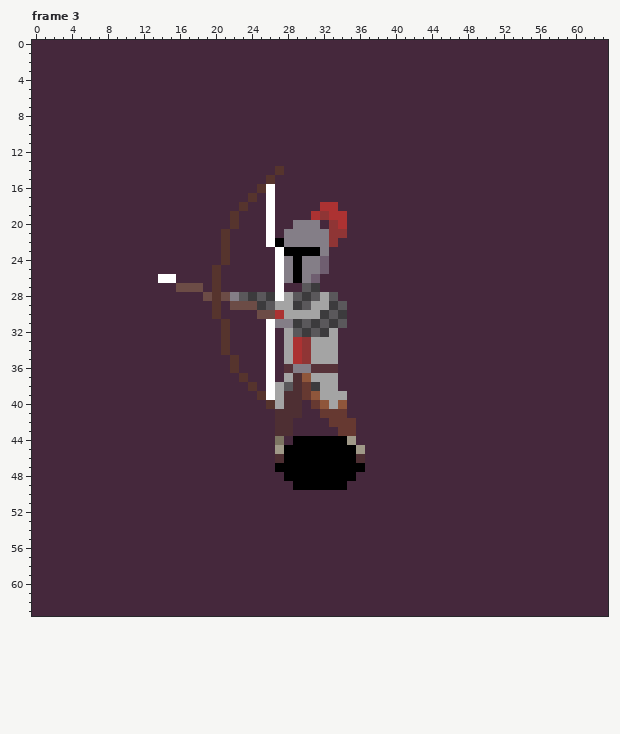
File history of a pixel-art file, assets/aseprite/human/human_melee_ranged_bow_attack.ase. The first picture shows the starting point.
64x64 pixels, 6 frames. Shown: frame 3. The commit also changed other frames, which this record leaves out.
The result:
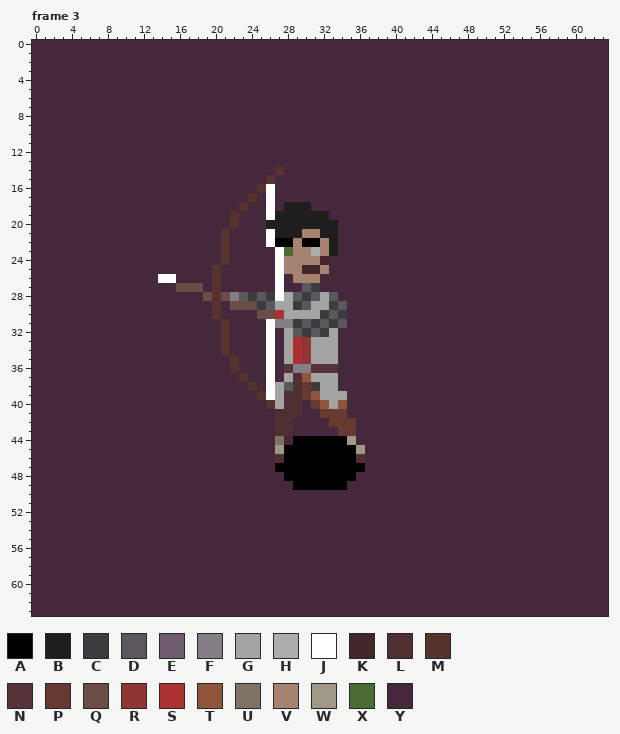
Palette (. is transparent): A #000000  B #1e1e1e  C #3c3b3d  D #5a585b  E #6f5e70  F #847e87  G #a4a4a4  H #adadad  J #ffffff  K #41272a  L #4e2f33  M #56342d  N #563239  P #663931  Q #6c4c46  R #8f3535  S #ac3232  T #8f563b  U #7d7562  V #a58370  W #a09988  X #4a6c32  Y #45283c
Difference:
layer "head/hair/hair_1" now shown
layer "head/hair/hair_0" now hidden
layer "head/headwear/helmet" now hidden
Frame 3:
Colour A replaces colour F in row 22 at x 28 and 30 to 31.
Colour B replaces colour F in row 20 at x 29 to 31; in row 21 at x 28 to 29 and 32.
Colour B replaces colour J in row 20 at x 26.
Colour B replaces colour R in row 19 at x 32; in rows 20 to 22 at x 33.
Colour B replaces colour S in row 19 at x 31.
Colour B replaces colour Y in row 18 at x 28 to 30; in row 19 at x 27 to 30; in row 20 at x 27 to 28 and 32; in row 21 at x 27; in row 23 at x 33.
Colour H replaces colour A in row 23 at x 31.
Colour K replaces colour E in row 24 at x 32.
Colour K replaces colour F in row 25 at x 30 to 31.
Colour V replaces colour A in row 23 at x 29 to 30; in rows 24 to 26 at x 29.
Colour V replaces colour E in row 25 at x 32; in row 26 at x 31.
Colour V replaces colour F in row 21 at x 30 to 31; in row 22 at x 29 and 32; in row 23 at x 32; in row 24 at x 28 and 30 to 31; in row 25 at x 28; in row 26 at x 30.
Colour X replaces colour A in row 23 at x 28.
Colour Y replaces colour F in row 26 at x 28.
Colour Y replaces colour R in row 21 at x 34.
Colour Y replaces colour S in row 18 at x 32 to 33; in row 19 at x 33 to 34; in row 20 at x 34.
Boxes around the changes in both pictures, in picture pixels (x1, y1, x2, y2):
changed: (266, 202, 347, 283)
